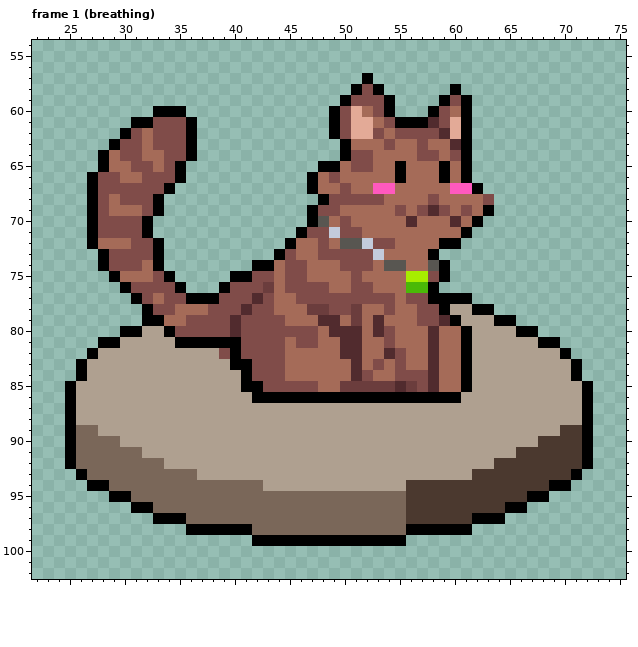
Two states of a pixel-art file, packages/client/src/assets/units{m}/tutorial_cat.aseprite. The picture above was drawn from the file before the commit.
96x112 pixels, 12 frames. Shown: frame 1 (breathing): x 22..75, y 54..102. The old version is drawn lined up with the new one, on the new canvas. The commit also changed other frames, which this record leaves out.
The same view after the edit:
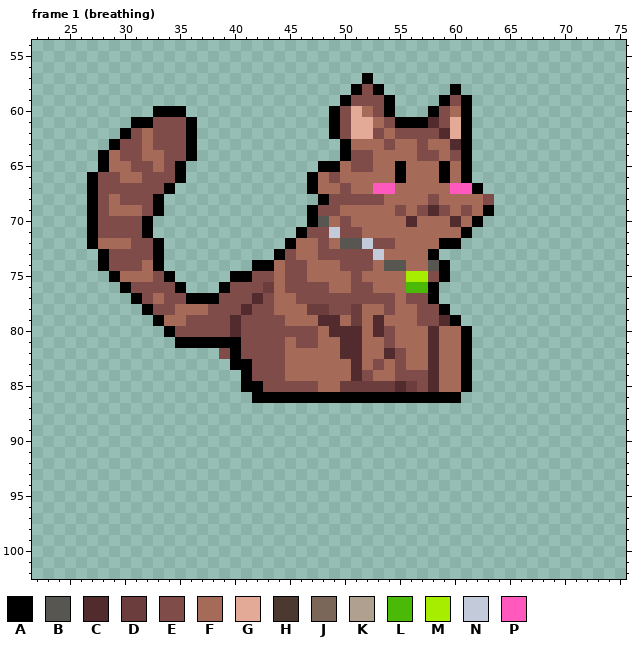
Palette (. is transparent): A #000000  B #585651  C #512b2e  D #6b3d3d  E #804c49  F #a56b58  G #e3aa97  H #4b392f  J #7a6759  K #afa090  L #4ab907  M #a7ed00  N #c3cbdb  P #ff59be
What changed:
canvas 96x112 -> 96x128, the old top-left corner now at 0,16
--- frame 1 (breathing)
@@ x 22..75 @@
  76 ........AEEEEA...AEEEDFEEEEFFEEFFFLLA.................
- 77 .........AEFEEAAAEEECEFFEEEEEEEEEFEEAAAA..............
- 78 ..........AEEFFFEEECEEFFFDDEEDFFEFFEEAKKAA............
- 79 ..........AAFFEEEECEEEEFFFCCFDFCFFFEECAKKKAA..........
- 80 ........AAKKAEEEEECEEEEEEEFCCCFCEFFFCFFAKKKKAA........
- 81 ......AAKKKKKAAAAAAEEEEFEEFFCCFFEFFFCFFAKKKKKKAA......
- 82 .....AKKKKKKKKKKKEAEEEEFFFFFCCFFCEFFCFFAKKKKKKKKA.....
- 83 ....AKKKKKKKKKKKKKAAEEEFFFFFFCFEFEFFCFFAKKKKKKKKKA....
- 84 ....AKKKKKKKKKKKKKKAEEEFFFFFFCEFFEEECFFAKKKKKKKKKA....
- 85 ...AKKKKKKKKKKKKKKKAAEEEEEFFDDDDDCDECFFAKKKKKKKKKKA...
- 86 ...AKKKKKKKKKKKKKKKKAAAAAAAAAAAAAAAAAAAKKKKKKKKKKKA...
- 87 ...AKKKKKKKKKKKKKKKKKKKKKKKKKKKKKKKKKKKKKKKKKKKKKKA...
- 88 ...AKKKKKKKKKKKKKKKKKKKKKKKKKKKKKKKKKKKKKKKKKKKKKKA...
- 89 ...AJJKKKKKKKKKKKKKKKKKKKKKKKKKKKKKKKKKKKKKKKKKKHHA...
- 90 ...AJJJJKKKKKKKKKKKKKKKKKKKKKKKKKKKKKKKKKKKKKKHHHHA...
- 91 ...AJJJJJJKKKKKKKKKKKKKKKKKKKKKKKKKKKKKKKKKKHHHHHHA...
- 92 ...AJJJJJJJJKKKKKKKKKKKKKKKKKKKKKKKKKKKKKKHHHHHHHHA...
- 93 ....AJJJJJJJJJJKKKKKKKKKKKKKKKKKKKKKKKKKHHHHHHHHHA....
- 94 .....AAJJJJJJJJJJJJJJKKKKKKKKKKKKKHHHHHHHHHHHHHAA.....
- 95 .......AAJJJJJJJJJJJJJJJJJJJJJJJJJHHHHHHHHHHHAA.......
- 96 .........AAJJJJJJJJJJJJJJJJJJJJJJJHHHHHHHHHAA.........
- 97 ...........AAAJJJJJJJJJJJJJJJJJJJJHHHHHHAAA...........
- 98 ..............AAAAAAJJJJJJJJJJJJJJAAAAAA..............
- 99 ....................AAAAAAAAAAAAAA....................
+ 77 .........AEFEEAAAEEECEFFEEEEEEEEEFEEA.................
+ 78 ..........AEEFFFEEECEEFFFDDEEDFFEFFEEA................
+ 79 ...........AFFEEEECEEEEFFFCCFDFCFFFEECA...............
+ 80 ............AEEEEECEEEEEEEFCCCFCEFFFCFFA..............
+ 81 .............AAAAAAEEEEFEEFFCCFFEFFFCFFA..............
+ 82 .................EAEEEEFFFFFCCFFCEFFCFFA..............
+ 83 ..................AAEEEFFFFFFCFEFEFFCFFA..............
+ 84 ...................AEEEFFFFFFCEFFEEECFFA..............
+ 85 ...................AAEEEEEFFDDDDDCDECFFA..............
+ 86 ....................AAAAAAAAAAAAAAAAAAA...............
+ 87 ......................................................
+ 88 ......................................................
+ 89 ......................................................
+ 90 ......................................................
+ 91 ......................................................
+ 92 ......................................................
+ 93 ......................................................
+ 94 ......................................................
+ 95 ......................................................
+ 96 ......................................................
+ 97 ......................................................
+ 98 ......................................................
+ 99 ......................................................
 100 ......................................................
Boxes around the changes in both pictures, in picture pixels (x1, y1, x2, y2):
erased: (65, 293, 593, 546)
